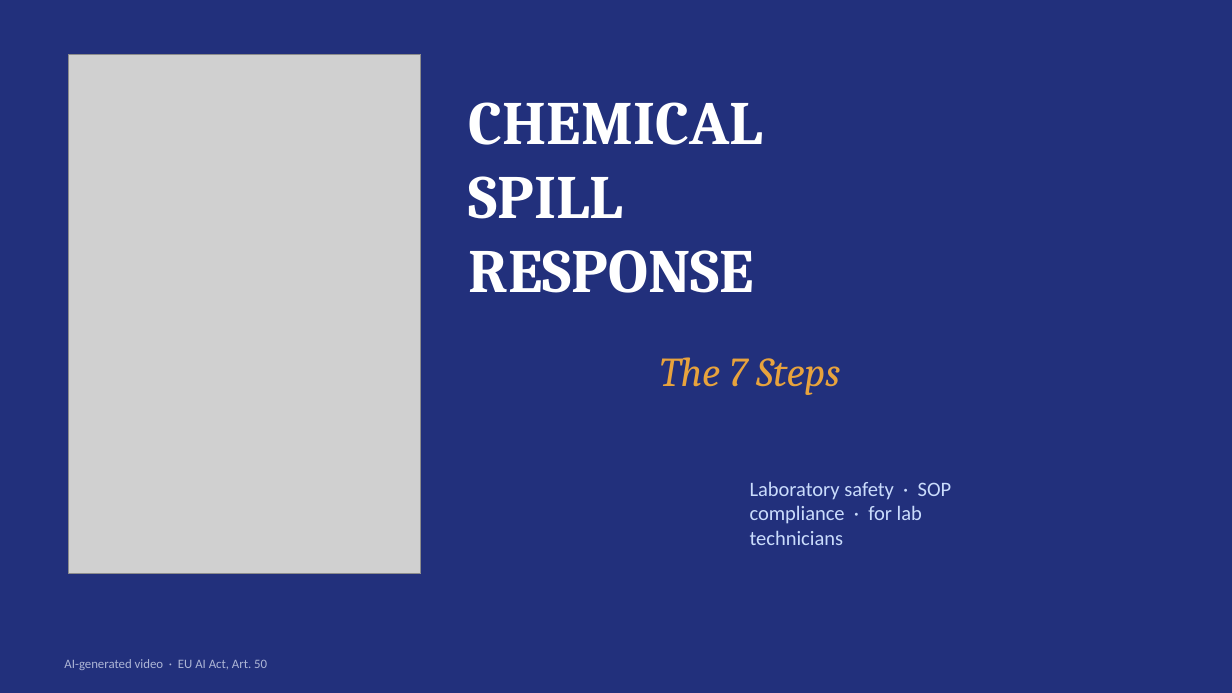
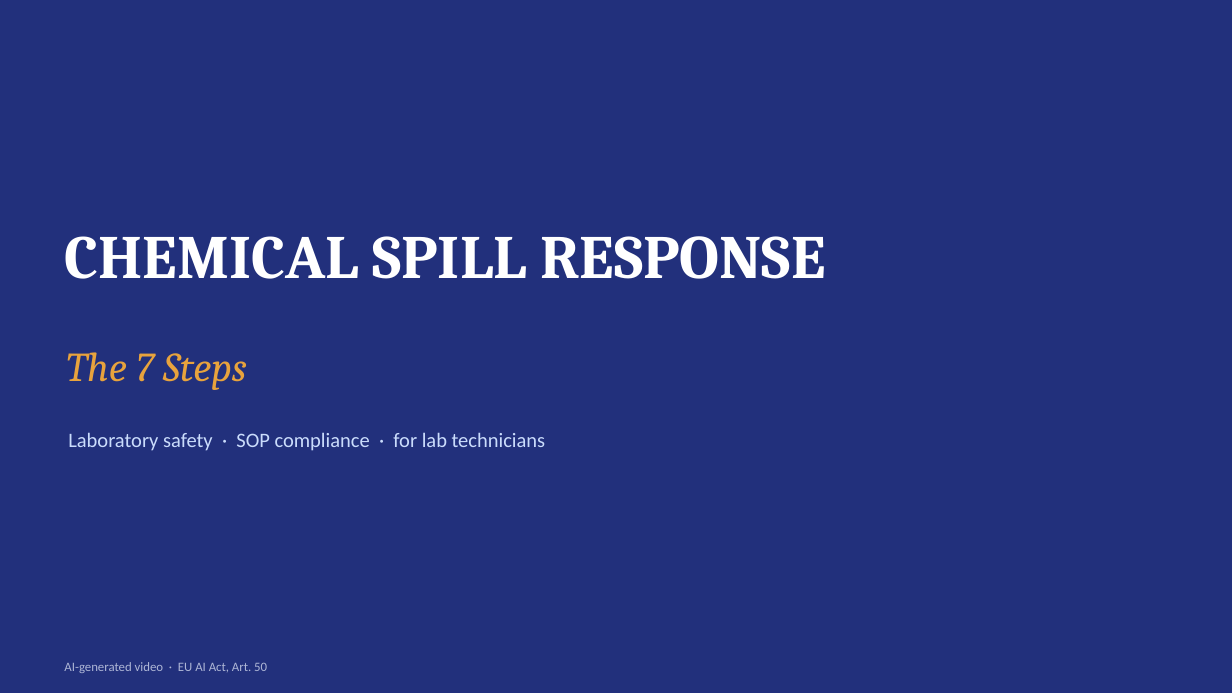
Before and after one commit to ProfeAnaEslavaEdTech/eLearningportfolio, a slide deck: slide 1 of assets/Spill-7-Steps-video.pptx. Drawn at 1232x693 pixels with LibreOffice and Linux fonts; fonts in the diff are those of the drawing; grey boxes stand for pictures. Boxes give left, top, right and bottom in pixels: in the first picture for what was removed or moved away, otherwise in the second. Text is boxed around its words. In the diff, an @@ line names an element or a change of style, - is before the commit and + after.

```diff
--- a/assets/Spill-7-Steps-video.pptx
+++ b/assets/Spill-7-Steps-video.pptx
@@ picture removed at (x1=68, y1=55, x2=421, y2=574) @@
@@ text "CHEMICAL SPILL RESPONSE" rewrapped from (x1=469, y1=102, x2=763, y2=293) to (x1=65, y1=236, x2=825, y2=279) @@
@@ text "The 7 Steps" moved from (x1=660, y1=357, x2=840, y2=395) to (x1=66, y1=352, x2=247, y2=390) @@
@@ text "Laboratory safety · SOP compliance ..." rewrapped from (x1=750, y1=481, x2=952, y2=545) to (x1=68, y1=432, x2=546, y2=451) @@
```
Also in this commit, not shown: 8 other slides changed.
